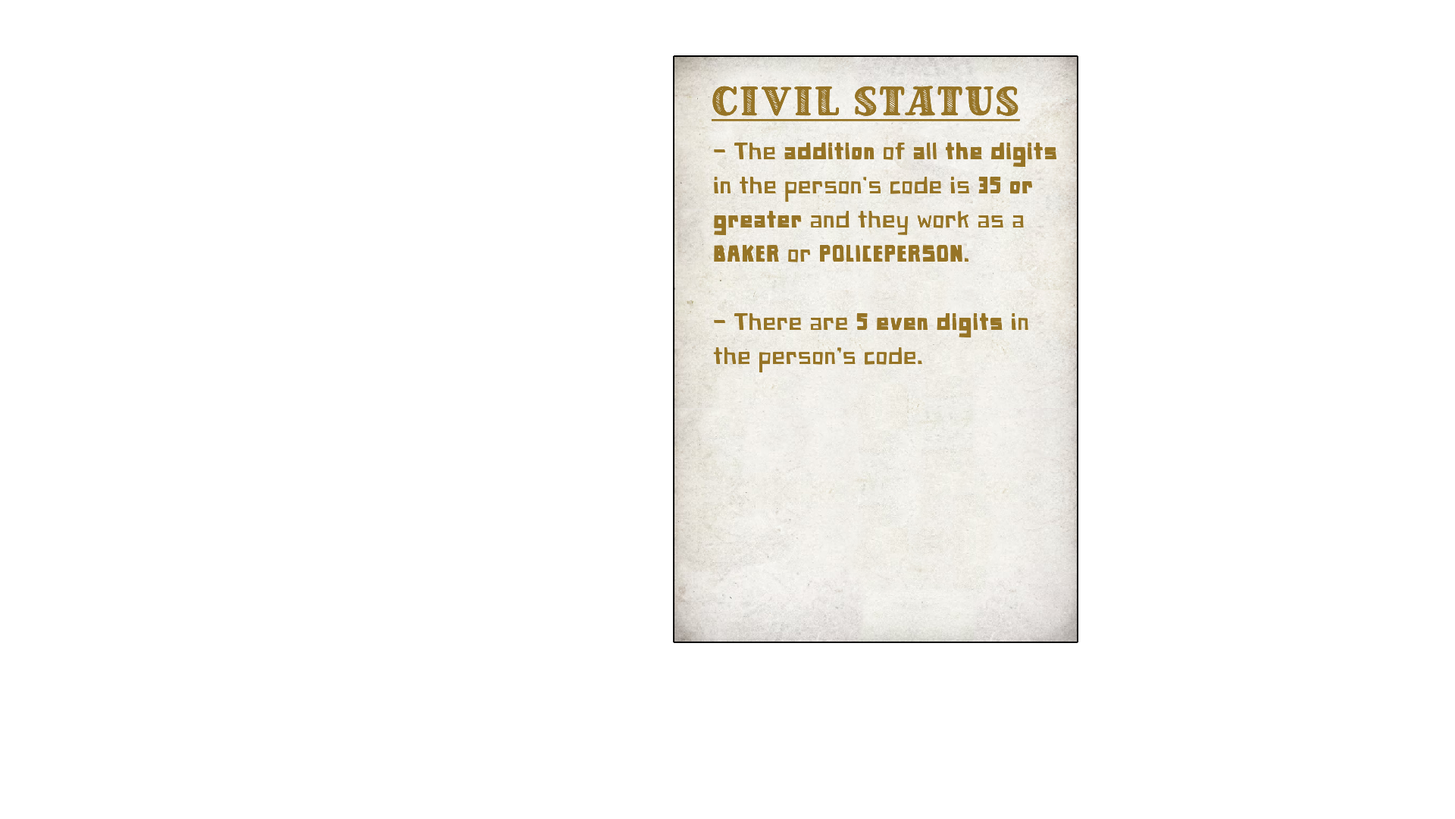
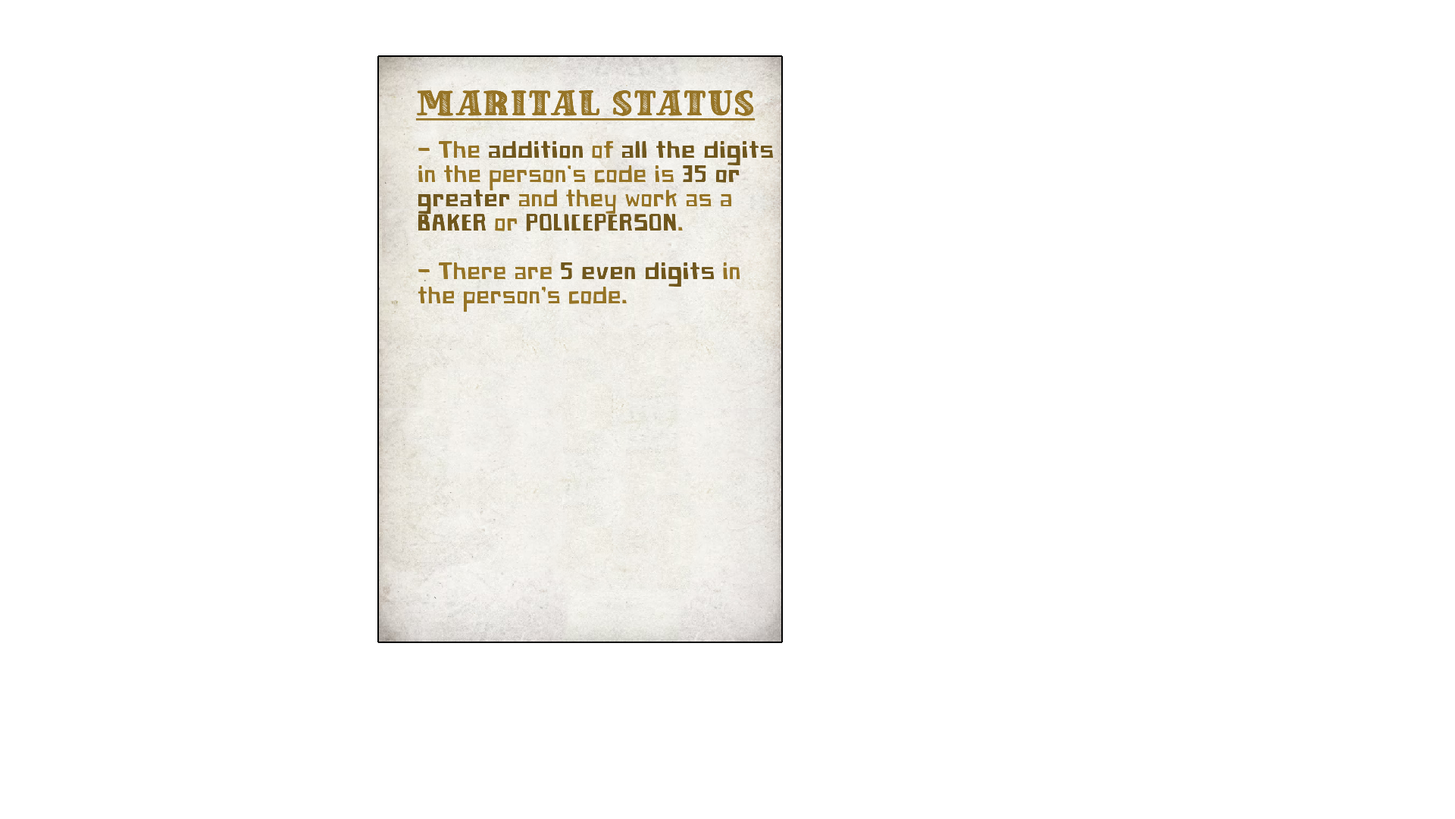
The second 1455px x 819px image is a revision of the first. Changes to its layers:
painted on "Page 12" over [left=377, top=55, right=1079, bottom=643]
